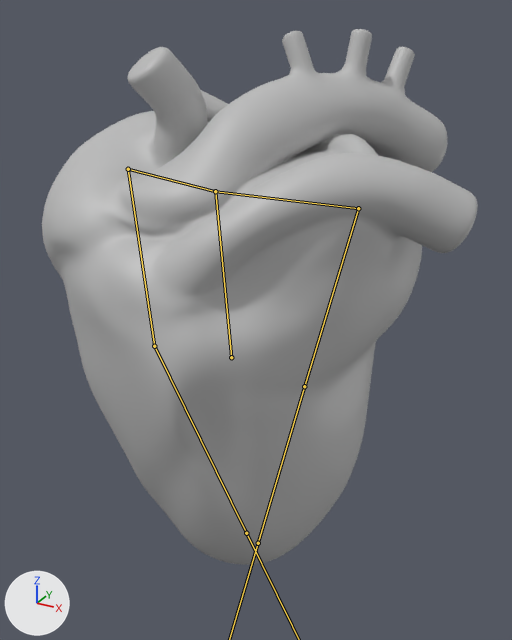
The FBX model Assets/Museum/heartAnimation.fbx, before and after one commit.
One viewpoint serves both versions: a 50 mm lens placed at (5.17, -8.94, 5.1), pointed at (0.12, 0.24, 0.51). Arrows for +X, +Y and +Z are at lower left; the lights stay in place. Both versions are drawn at frame 21 of the action 'Armature|ArmatureAction.001'; the numbers are the values there. The bones that bend it are drawn over the model as lines.

In view in the first picture: 'Heart'.
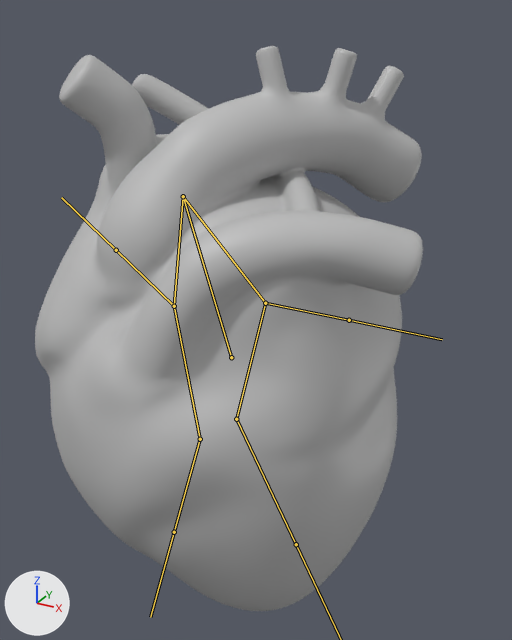
The edits, one by one:
Bone 'big' (bone_big) turns from (-5, 0, -9) to (0, 0, 0) degrees about its own x, y and z.
Bone 'left' (bone_left) turns from (-10, 13, 31) to (0, 0, 0) degrees about its own x, y and z.
Bone 'left.001' (bone_left_001) turns from (19, 15, -44) to (0, 0, 0) degrees about its own x, y and z.
Bone 'left.002' (bone_left_002) turns from (-3, -11, 29) to (0, 0, 0) degrees about its own x, y and z.
Bone 'left.002' (bone_left_002) is rescaled from (1.32, 1.2, 1.0) to (1.0, 1.0, 1.0).
Bone 'right' (bone_right) turns from (24, 1, -9) to (0, 0, 0) degrees about its own x, y and z.
Bone 'right.001' (bone_right_001) turns from (-37, 0, 15) to (0, 0, 0) degrees about its own x, y and z.
Bone 'right.002' (bone_right_002) turns from (25, 8, 1) to (0, 0, 0) degrees about its own x, y and z.
Bone 'right.002' (bone_right_002) is rescaled from (1.0, 0.91, 0.95) to (1.0, 1.0, 1.0).

Where the change shows, as pixel boxes (x1, y1, x2, y2) in the pictures (512 x 640 px):
'Heart', posed (11% narrower): before (42, 29, 478, 565); after (35, 46, 423, 611)
bone 'big', root to tip: before (231, 357) to (215, 191); after (231, 357) to (183, 196)
bone 'left', root to tip: before (215, 191) to (128, 169); after (183, 196) to (174, 306)
bone 'left.001', root to tip: before (128, 169) to (154, 346); after (174, 306) to (200, 439)
bone 'left.002', root to tip: before (154, 346) to (246, 533); after (200, 439) to (174, 532)
bone 'right', root to tip: before (215, 191) to (358, 208); after (183, 196) to (265, 303)
bone 'right.001', root to tip: before (358, 208) to (304, 386); after (265, 303) to (236, 419)
bone 'right.002', root to tip: before (304, 386) to (258, 543); after (236, 419) to (296, 544)
